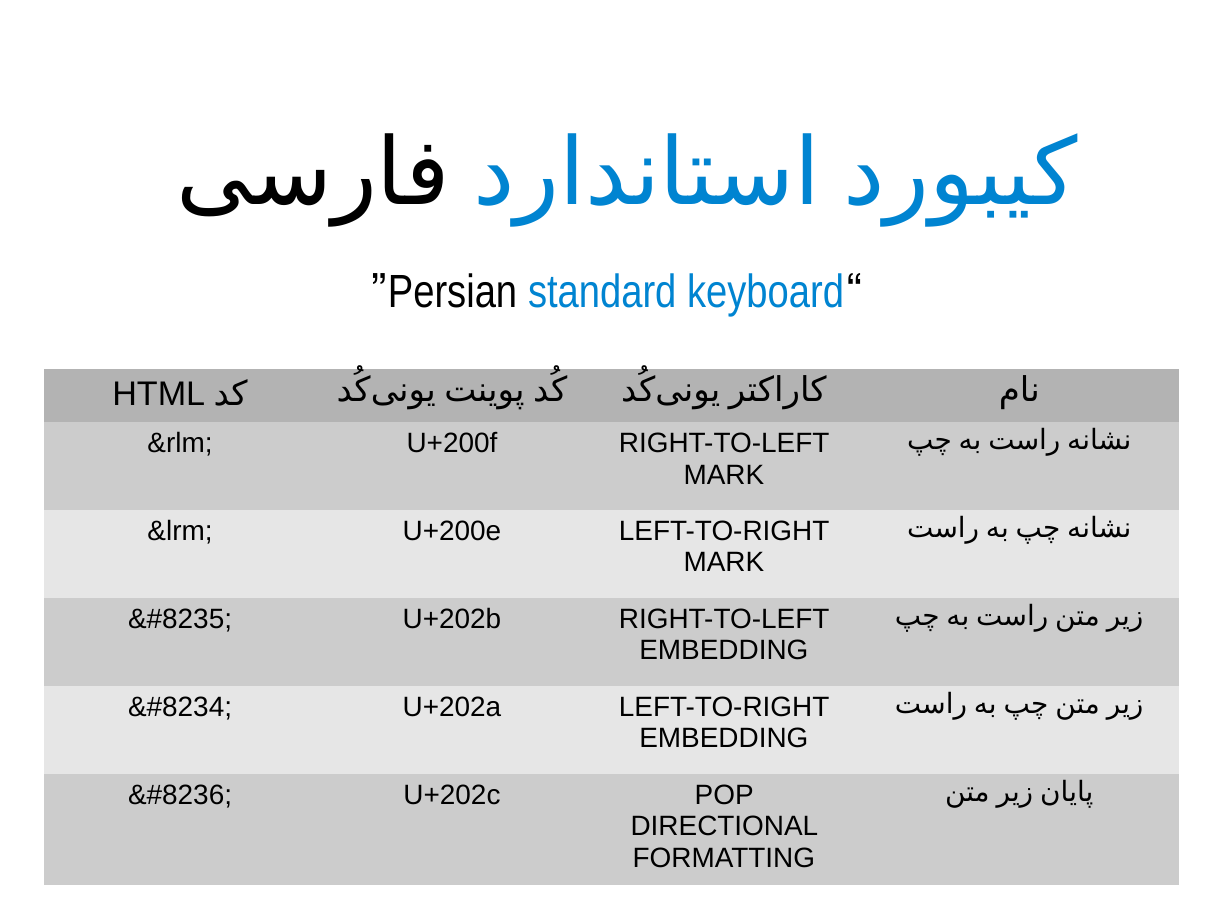
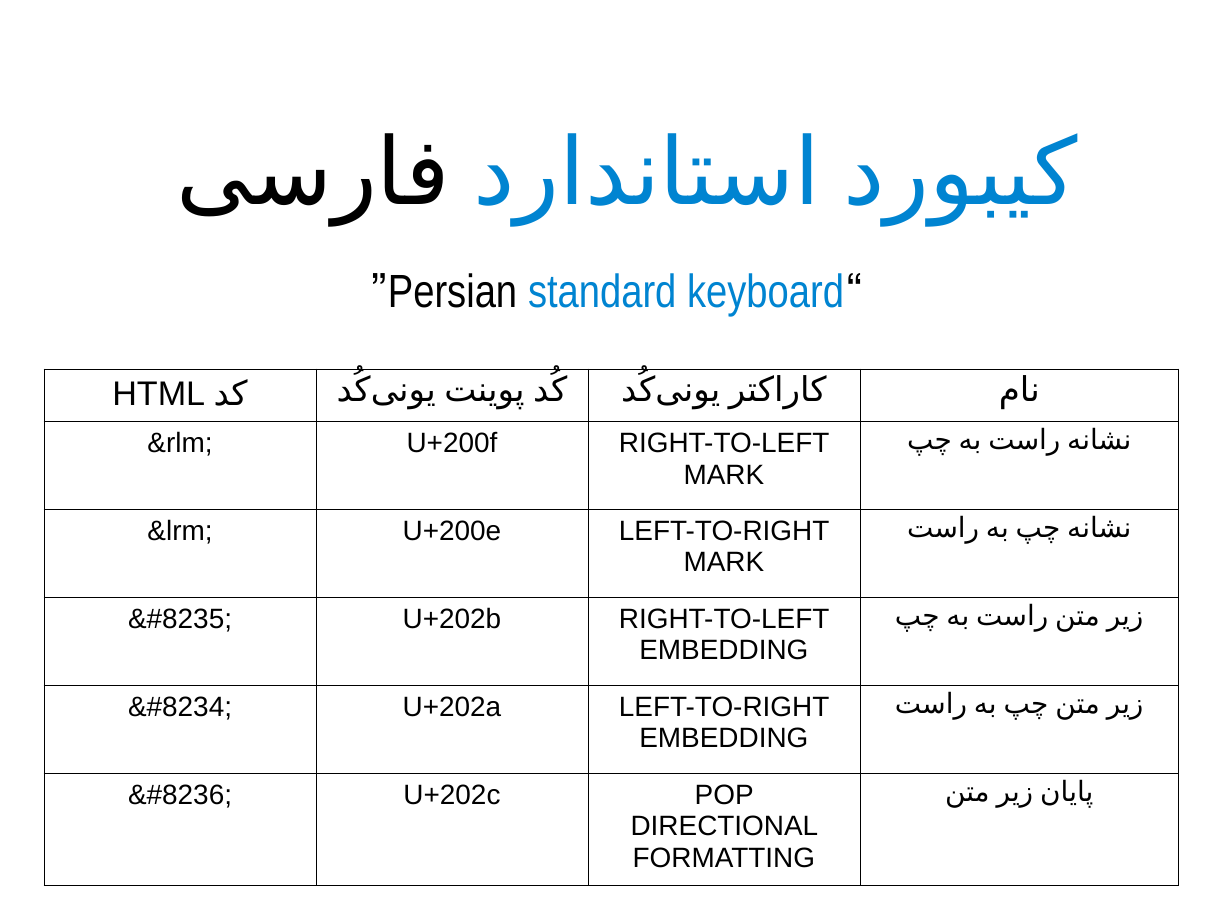
Before and after one commit to bijanebrahimi/unicode-presentation, a slide deck: slide 70 of unicode.odp (slide 69 before the commit). Drawn at 1232x924 pixels with LibreOffice and Linux fonts; fonts in the diff are those of the drawing. Boxes give left, top, right and bottom in pixels: in the first picture for what was removed or moved away, otherwise in the second. Text is boxed around its words. In the diff, an @@ line names an element or a change of style, - is before the commit and + after.

```diff
--- a/unicode.odp
+++ b/unicode.odp
@@ table at (x1=44, y1=369, x2=1177, y2=879) @@
@@ fill #B3B3B3 to none in row 1 @@
@@ fill #CCCCCC to none in 12 cells @@
@@ fill #E6E6E6 to none in 8 cells @@
@@ borders changed @@
```
Also in this commit, not shown: 6 other slides changed, 1 slide added, 1 other file.
